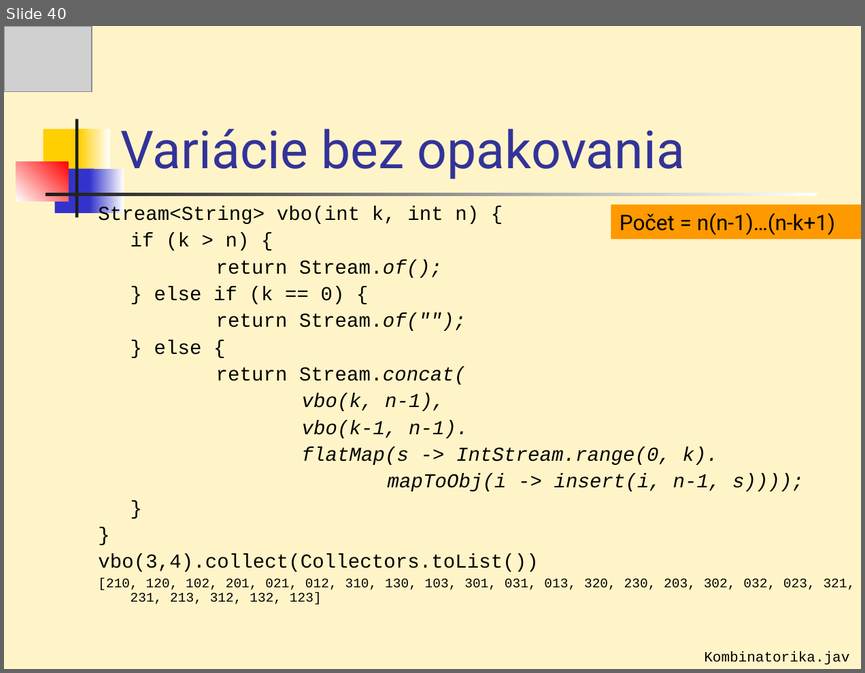
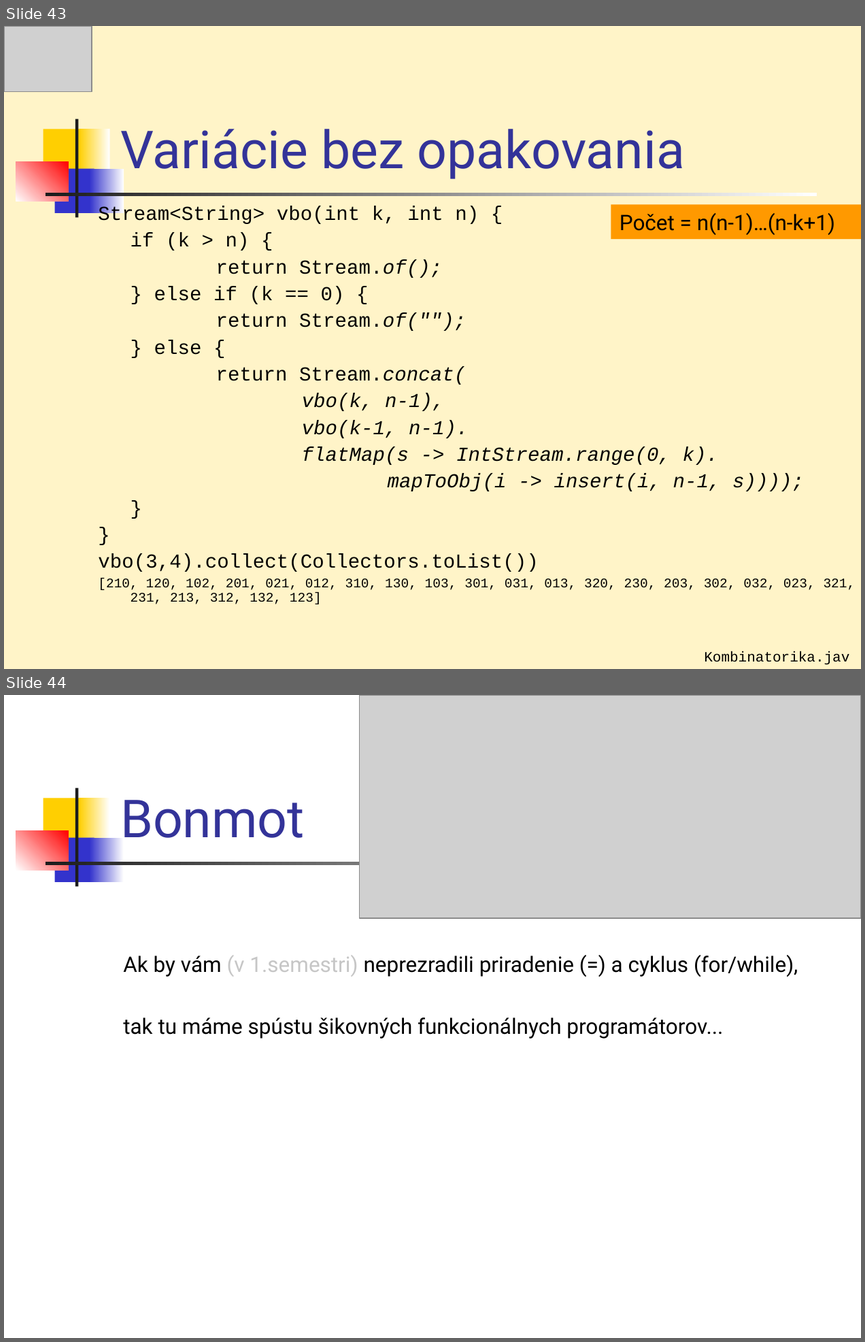
Before and after one commit to Programovanie4/Prednasky, a slide deck: 07/07_java.ppt. Shown one above the other, each under a label of ours: slide 40 before the commit, slides 43 and 44 after it. The pictures are 865x673 and 865x1342 pixels, drawn with LibreOffice and Linux fonts; fonts in the diff are those of the drawing; grey boxes stand for pictures. Boxes give left, top, right and bottom in pixels: in the first picture for what was removed or moved away, otherwise in the second. Text is boxed around its words. In the diff, an @@ line names an element or a change of style, - is before the commit and + after.

```diff
--- a/07/07_java.ppt
+++ b/07/07_java.ppt
@@ slide 44 added at (4, 695, 861, 1338), background #FFFFFF; not listed: 7 template elements that a slide beside it also shows @@
@@ picture added at (360, 695, 861, 918) @@
@@ title added at (120, 800, 305, 838), 44 pt, text #333399 @@
+Bonmot
@@ text added at (123, 955, 798, 1038), 18 pt, text #000000 @@
+Ak by vám (v 1.semestri) neprezradili priradenie (=) a cyklus (for/while),
+tak tu máme spústu šikovných funkcionálnych programátorov...
@@ what was slide 40 is now slide 43 @@
```
Also in this commit, not shown: 8 slides changed, 2 other slides added, 2 other files.
